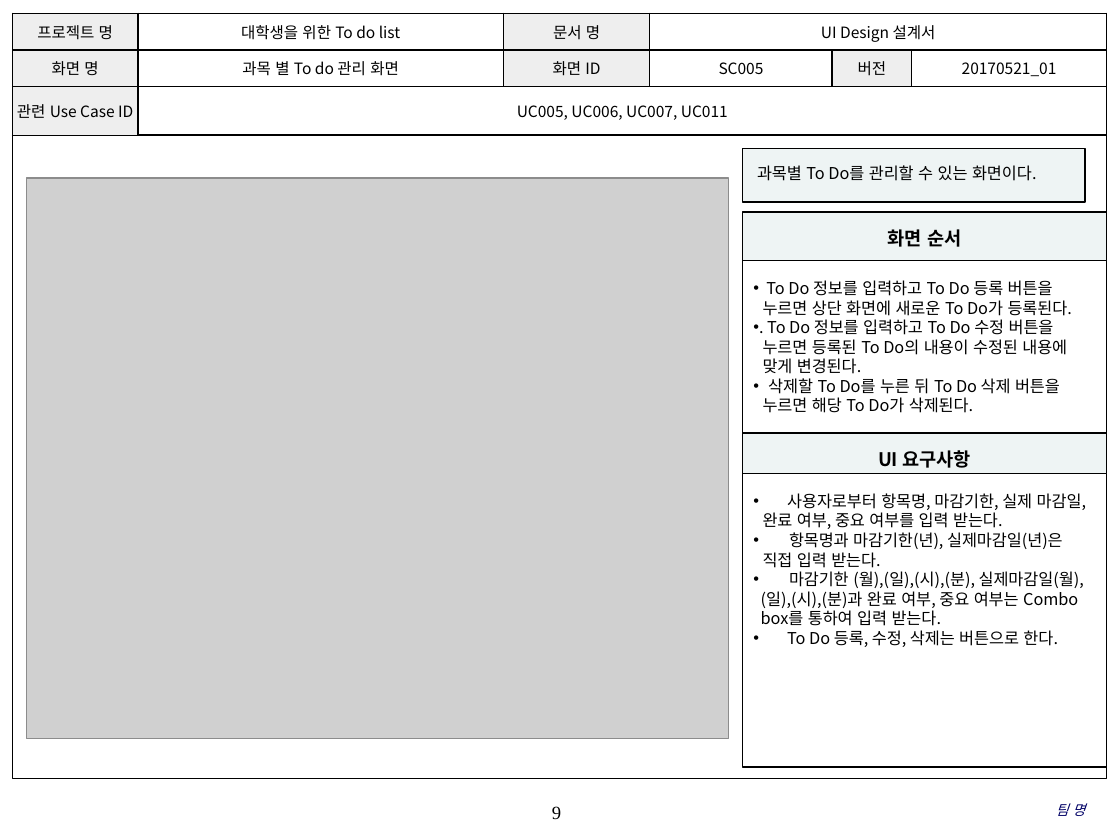
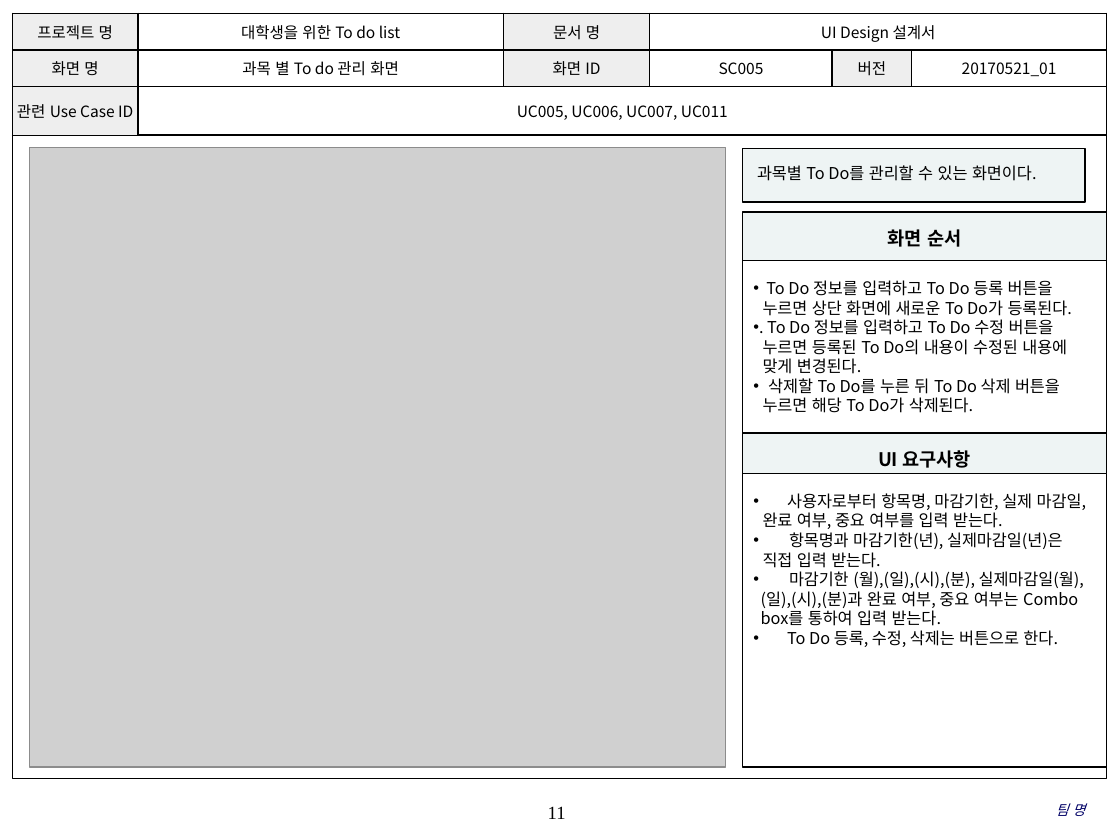
Before and after one commit to SE-admin/SE2017_4_tuna, a slide deck: slide 11 of doc/3_ 설계서/UI Design 설계서.pptx (slide 9 before the commit). Drawn at 1120x840 pixels with LibreOffice and Linux fonts; fonts in the diff are those of the drawing; grey boxes stand for pictures; background and template pictures are left out. Boxes give left, top, right and bottom in pixels: in the first picture for what was removed or moved away, otherwise in the second. Text is boxed around its words. In the diff, an @@ line names an element or a change of style, - is before the commit and + after.

```diff
--- a/doc/3_ 설계서/UI Design 설계서.pptx
+++ b/doc/3_ 설계서/UI Design 설계서.pptx
@@ picture: place and size @@
-picture at bbox=[27, 178, 729, 739]
+picture at bbox=[30, 148, 726, 767]
@@ page number at bbox=[548, 806, 566, 819]: text changed @@
-9
+11
```
Also in this commit, not shown: 12 other slides changed, 2 slides added.
